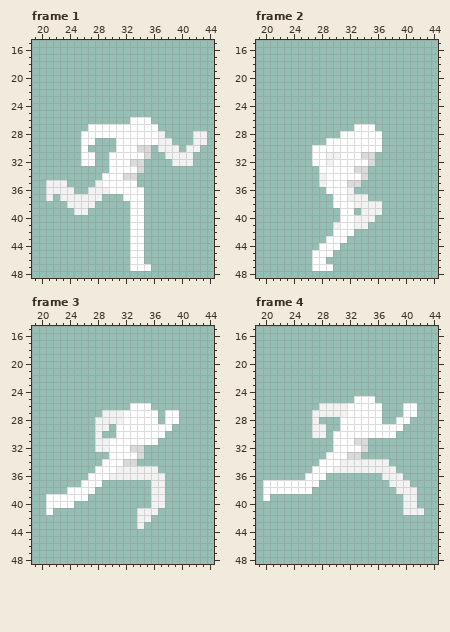
Two states of a pixel-art file, Assets/Art/Characters/Player/Run/Player_Run_Right.aseprite. The picture above was drawn from the file before the commit.
64x64 pixels, 8 frames. Shown: frame 1: x 19..44, y 15..48; frame 2: x 19..44, y 15..48; frame 3: x 19..44, y 15..48; frame 4: x 19..44, y 15..48. The commit also changed other frames, which this record leaves out.
After:
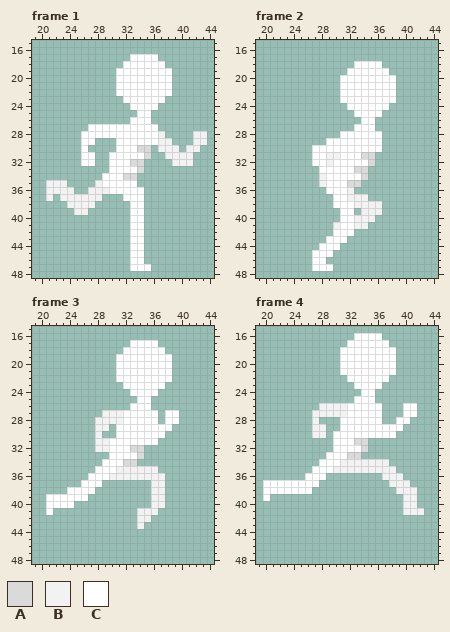
Palette (. is transparent): A #dadada  B #f2f2f2  C #ffffff
Log entry: Player Head Run Anim
Edits made:
layer "Skin/Head" now shown
Frame 1, layer "Skin/Head":
y 17: x 33..36 .... -> CCCC
y 18: x 32..37 ...... -> CCCCCC
y 19..22: x 31..38 ........ -> CCCCCCCC
y 23: x 32..37 ...... -> CCCCCC
y 24: x 33..36 .... -> CCCC
y 25: x 34..35 .. -> CC
Frame 2, layer "Skin/Head":
y 18: x 33..36 .... -> CCCC
y 19: x 32..37 ...... -> CCCCCC
y 20..23: x 31..38 ........ -> CCCCCCCC
y 24: x 32..37 ...... -> CCCCCC
y 25: x 33..36 .... -> CCCC
y 26: x 34..35 .. -> CC
Frame 3, layer "Skin/Head": the same change as frame 1
Frame 4, layer "Skin/Head":
y 16: x 33..36 .... -> CCCC
y 17: x 32..37 ...... -> CCCCCC
y 18..21: x 31..38 ........ -> CCCCCCCC
y 22: x 32..37 ...... -> CCCCCC
y 23: x 33..36 .... -> CCCC
y 24: x 34..35 .. -> CC
Pixel boxes of the changes (left, top, right, bottom) in both pictures:
added: (116, 54, 172, 117)
added: (340, 61, 396, 124)
added: (116, 340, 172, 403)
added: (340, 333, 396, 396)
